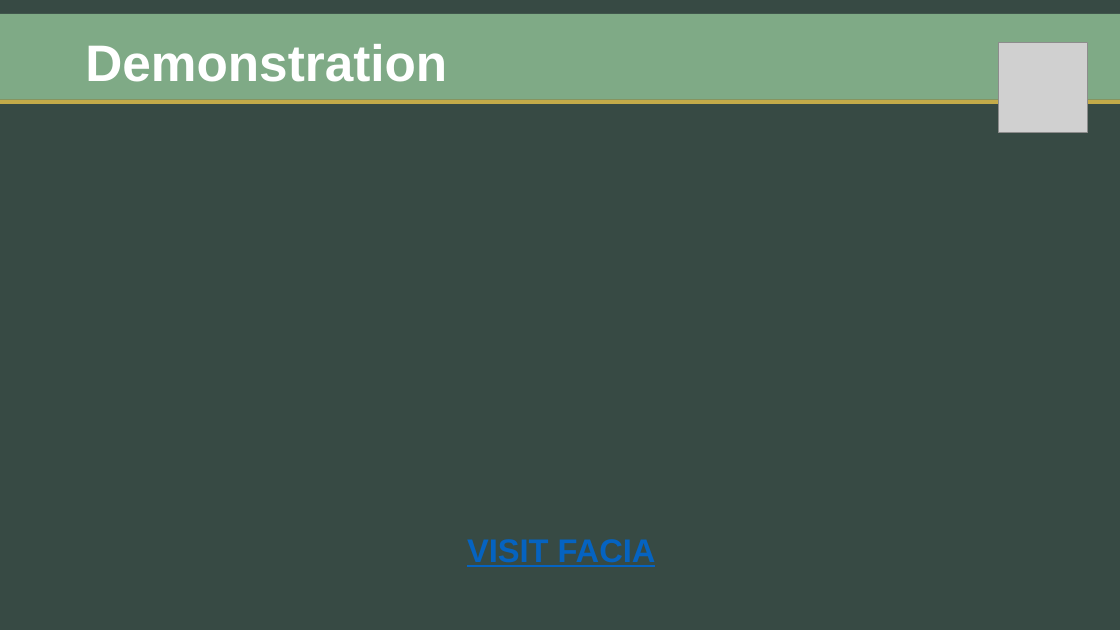
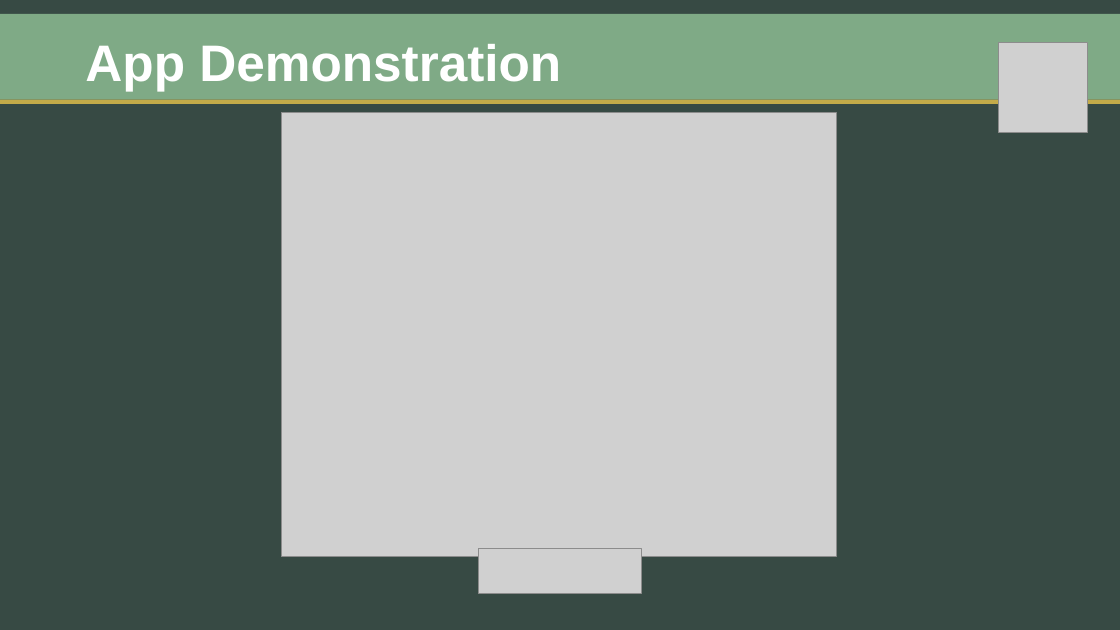
Before and after one commit to zibrahim2046/Project2, a slide deck: slide 5 of FACIA-Presentation.pptx (slide 6 before the commit). Drawn at 1120x630 pixels with LibreOffice and Linux fonts; fonts in the diff are those of the drawing; grey boxes stand for pictures. Boxes give left, top, right and bottom in pixels: in the first picture for what was removed or moved away, otherwise in the second. Text is boxed around its words. In the diff, an @@ line names an element or a change of style, - is before the commit and + after.

```diff
--- a/FACIA-Presentation.pptx
+++ b/FACIA-Presentation.pptx
@@ title at box(85, 44, 561, 91): text changed @@
-Demonstration
+App Demonstration
@@ picture added at box(281, 112, 836, 556) @@
@@ text removed at box(467, 539, 656, 567) @@
-VISIT FACIA
@@ picture added at box(479, 549, 641, 594) @@
```
Also in this commit, not shown: 3 other slides changed, 1 slide added, 2 slides removed, 4 other files.
